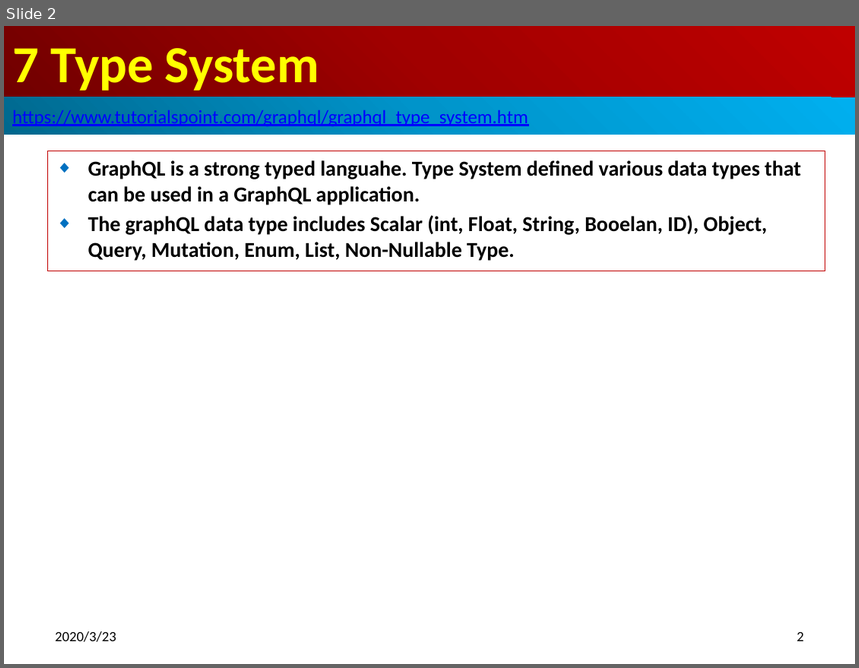
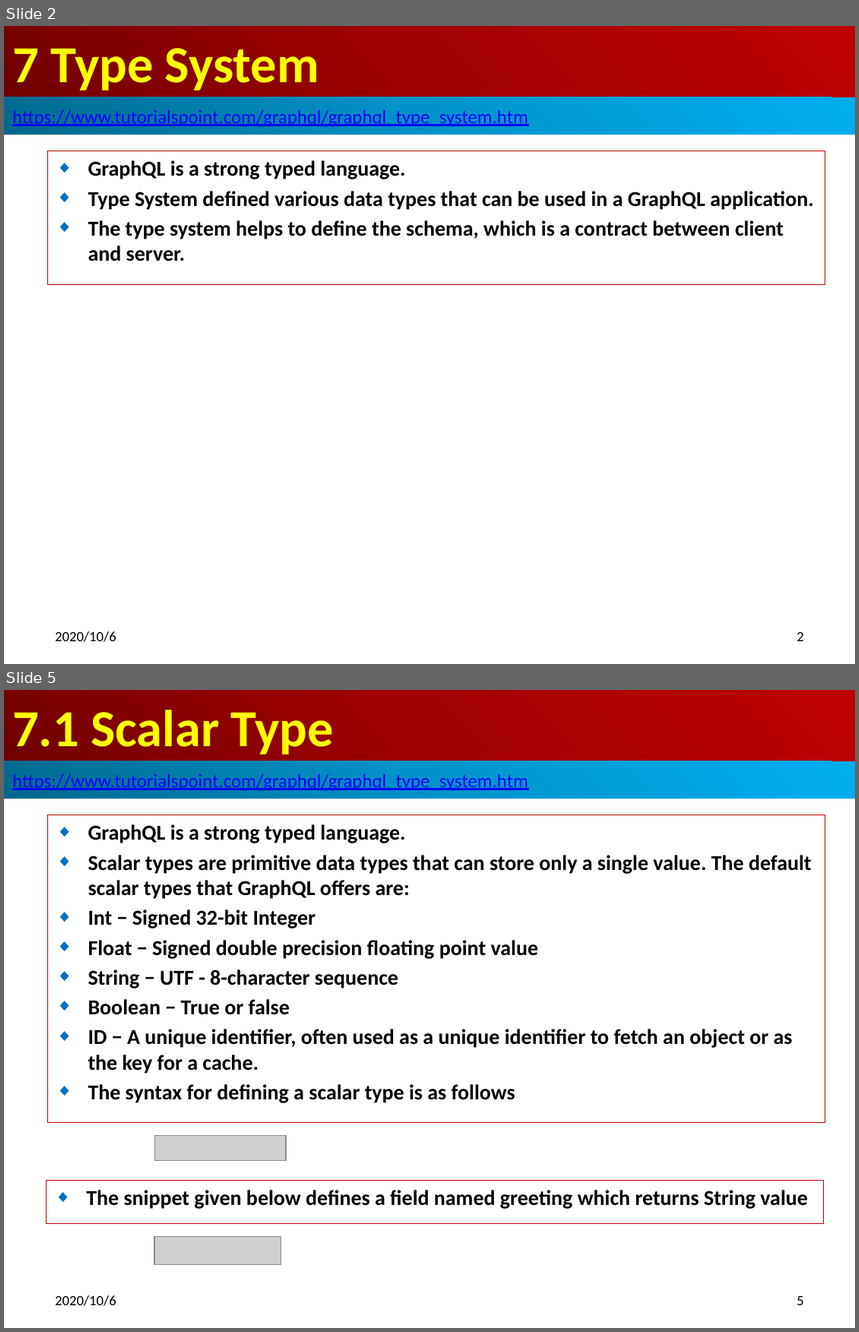
Before and after one commit to peterhchen/700_GraphQL, a slide deck: 07_TypeSystem.pptx. Shown one above the other, each under a label of ours: slide 2 before the commit, slides 2 and 5 after it; the slides between them are not shown. The pictures are 859x668 and 859x1332 pixels, drawn with LibreOffice and Linux fonts; fonts in the diff are those of the drawing; grey boxes stand for pictures. Boxes give left, top, right and bottom in pixels: in the first picture for what was removed or moved away, otherwise in the second. Text is boxed around its words. In the diff, an @@ line names an element or a change of style, - is before the commit and + after.

```diff
--- a/07_TypeSystem.pptx
+++ b/07_TypeSystem.pptx
@@ slide 5 added at (4,690,855,1328), background #FFFFFF @@
@@ title added at (4,690,855,761), fill gradient #720000 to #A20000 to #C00000, 44 pt, text #FFFF00, bold @@
+7.1 Scalar Type
@@ rectangle added at (4,761,855,799), fill gradient #00688E to #0094CA to #00B0F0, 16 pt, text #0000FF, underline @@
+https://www.tutorialspoint.com/graphql/graphql_type_system.htm
@@ subtitle added at (47,815,825,1123), outline #C00000 0.75 pt, 18 pt, text #000000, bold @@
+◆ GraphQL is a strong typed language.
+◆ Scalar types are primitive data types that can store only a single value. The default scalar types that GraphQL offers are:
+◆ Int − Signed 32-bit Integer
+◆ Float − Signed double precision floating point value
+◆ String − UTF - 8-character sequence
+◆ Boolean − True or false
+◆ ID − A unique identifier, often used as a unique identifier to fetch an object or as the key for a cache.
+◆ The syntax for defining a scalar type is as follows
@@ picture added at (154,1136,286,1160) @@
@@ rectangle added at (46,1180,823,1224), outline #C00000 0.75 pt, 18 pt, text #000000, bold @@
+◆ The snippet given below defines a field named greeting which returns String value
@@ picture added at (154,1236,281,1265) @@
@@ text added at (55,1296,116,1306), 12 pt, text #000000 @@
+2020/10/6
@@ page number added at (797,1296,804,1306), 12 pt, text #000000 @@
+5
@@ slide 2 changed as well @@
@@ subtitle "GraphQL is a strong typed ...": place and size @@
-subtitle "GraphQL is a strong typed ..." at (47,151,825,272)
+subtitle "GraphQL is a strong typed ..." at (47,151,825,284)
@@ subtitle at (88,161,814,262): text changed @@
-◆ GraphQL is a strong typed languahe. Type System defined various data types that can be used in a GraphQL application.
-◆ The graphQL data type includes Scalar (int, Float, String, Booelan, ID), Object, Query, Mutation, Enum, List, Non-Nullable Type.
+◆ GraphQL is a strong typed language.
+◆ Type System defined various data types that can be used in a GraphQL application.
+◆ The type system helps to define the schema, which is a contract between client and server.
@@ text at (55,632,116,642): text changed @@
-2020/3/23
+2020/10/6
```
Also in this commit, not shown: 2 other slides changed, 17 other slides added.
